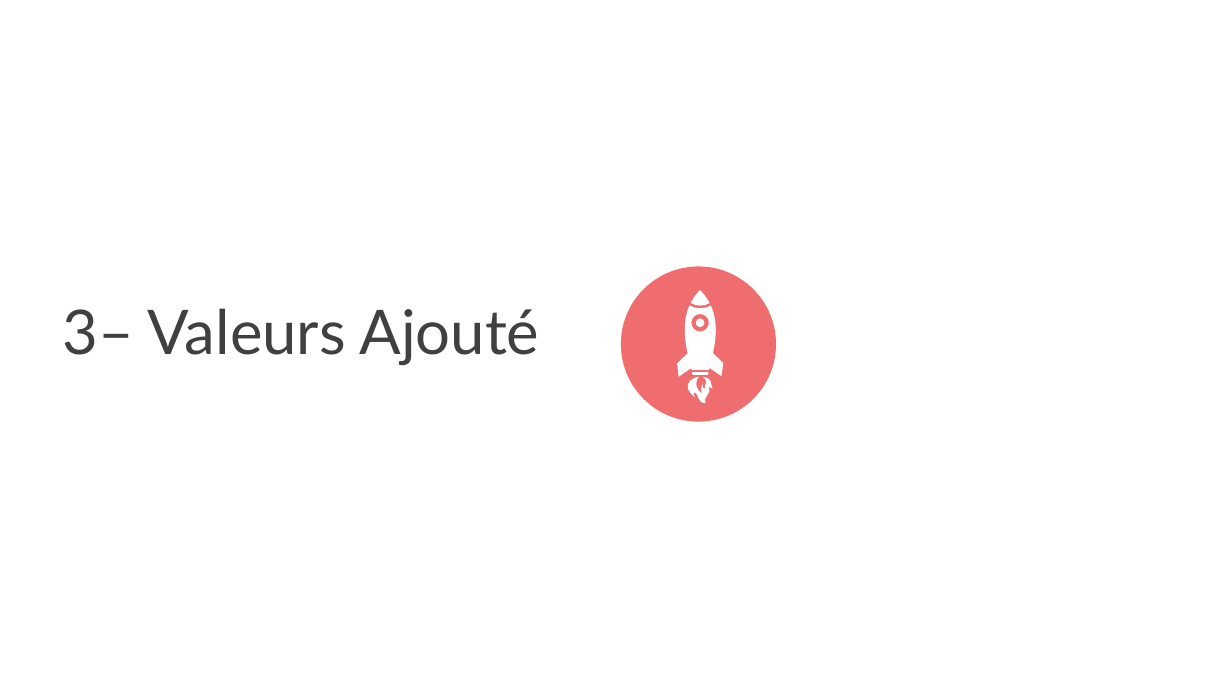
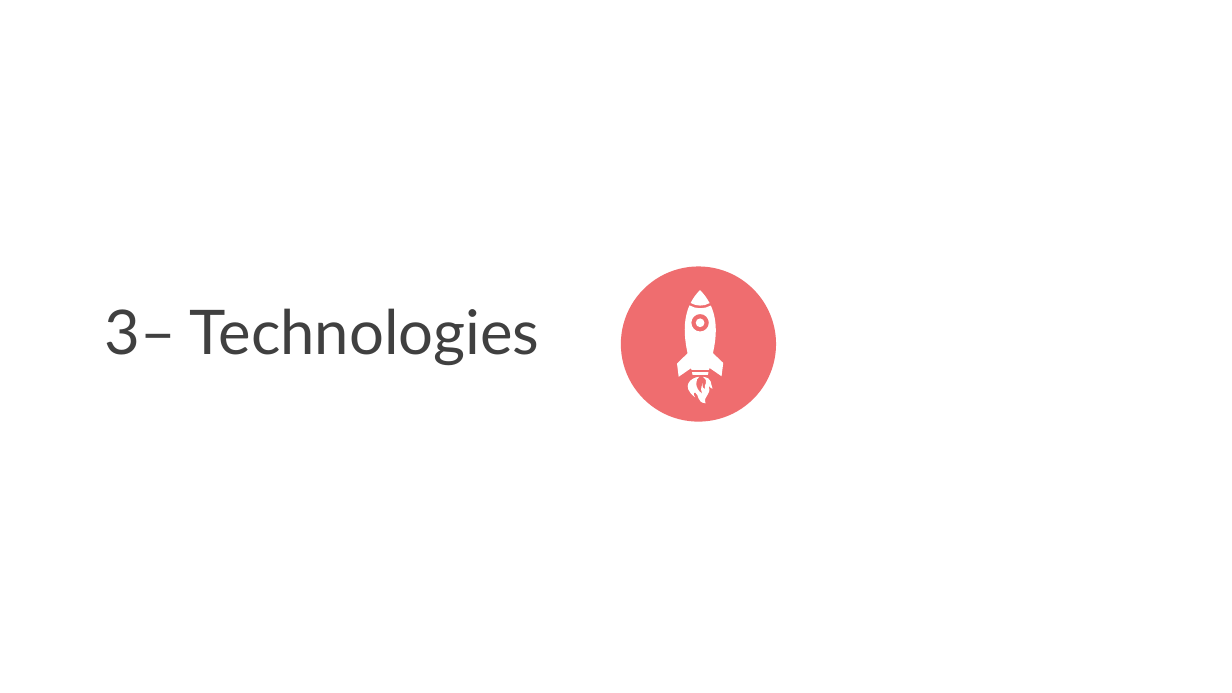
Before and after one commit to TahianaAndriambahoaka/hackathon-inter-univ-ftp-2022, a slide deck: slide 8 of slide.pptx. Drawn at 1232x693 pixels with LibreOffice and Linux fonts; fonts in the diff are those of the drawing; background and template pictures are left out. Boxes give left, top, right and bottom in pixels: in the first picture for what was removed or moved away, otherwise in the second. Text is boxed around its words. In the diff, an @@ line names an element or a change of style, - is before the commit and + after.

```diff
--- a/slide.pptx
+++ b/slide.pptx
@@ text at box(104, 308, 540, 366): text changed @@
-3– Valeurs Ajouté
+3– Technologies
```
Also in this commit, not shown: 2 other slides changed.
